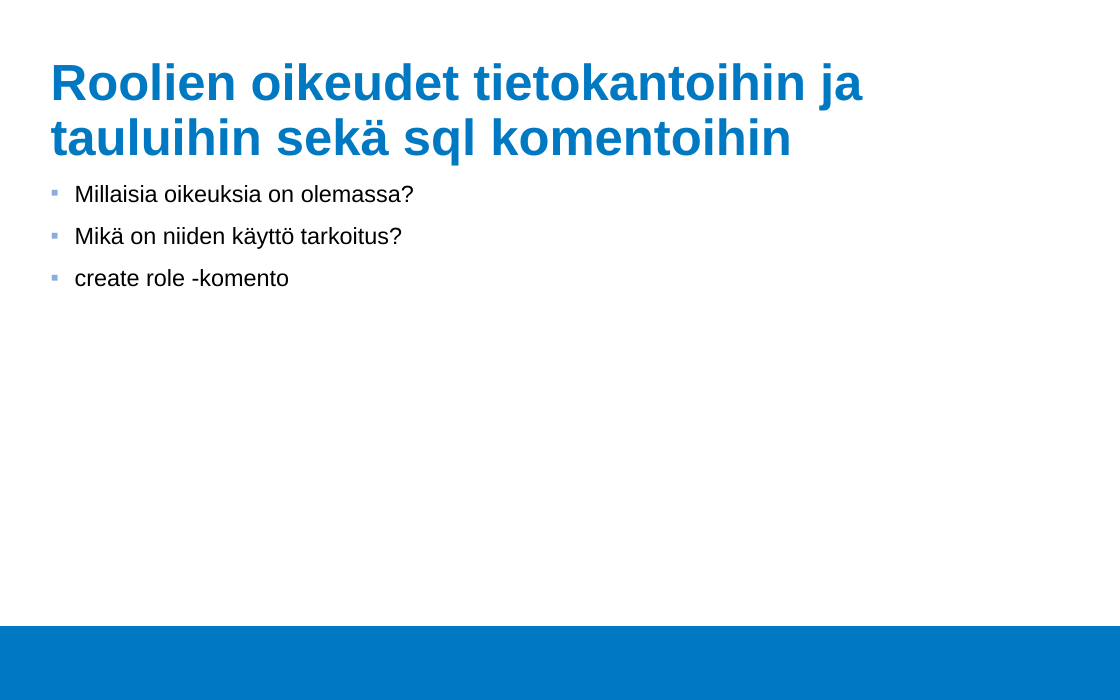
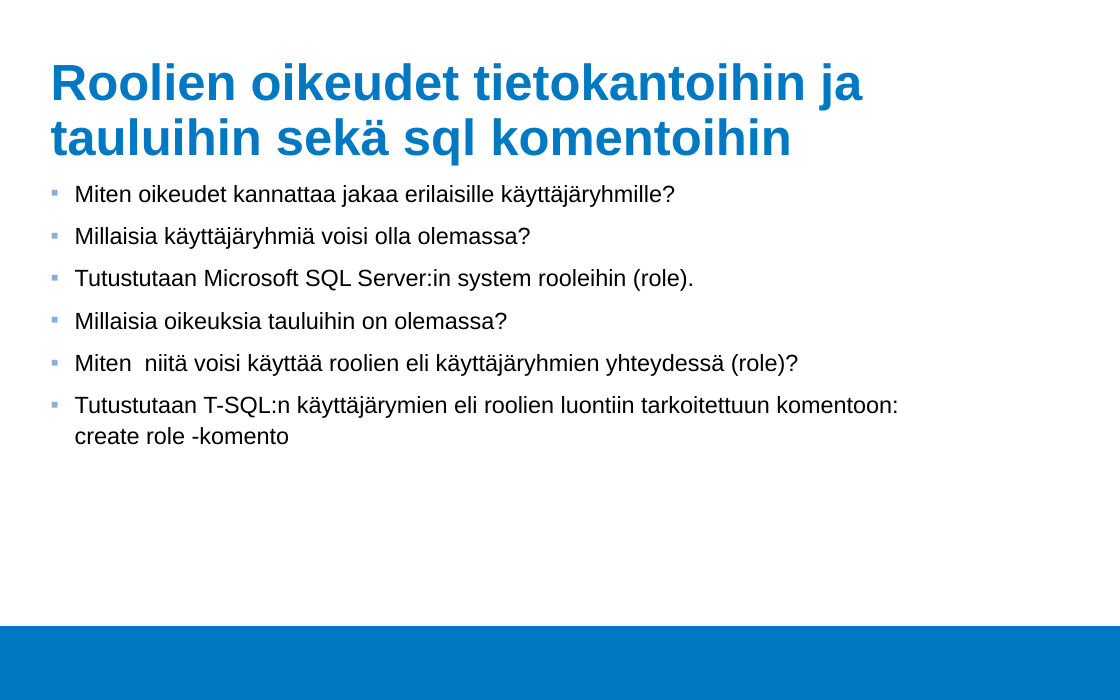
Before and after one commit to Tietokantahallinta/Tietokantahallinta.github.io, a slide deck: slide 3 of luennot/viikko03/Luentokalvot_03.odp. Drawn at 1120x700 pixels with LibreOffice and Linux fonts; fonts in the diff are those of the drawing; background and template pictures are left out. Boxes give left, top, right and bottom in pixels: in the first picture for what was removed or moved away, otherwise in the second. Text is boxed around its words. In the diff, an @@ line names an element or a change of style, - is before the commit and + after.

```diff
--- a/luennot/viikko03/Luentokalvot_03.odp
+++ b/luennot/viikko03/Luentokalvot_03.odp
@@ text at box(75, 185, 898, 445): text changed @@
-▪ Millaisia oikeuksia on olemassa?
-▪ Mikä on niiden käyttö tarkoitus?
-▪ create role -komento
+▪ Miten oikeudet kannattaa jakaa erilaisille käyttäjäryhmille?
+▪ Millaisia käyttäjäryhmiä voisi olla olemassa?
+▪ Tutustutaan Microsoft SQL Server:in system rooleihin (role).
+▪ Millaisia oikeuksia tauluihin on olemassa?
+▪ Miten niitä voisi käyttää roolien eli käyttäjäryhmien yhteydessä (role)?
+▪ Tutustutaan T-SQL:n käyttäjärymien eli roolien luontiin tarkoitettuun komentoon:
+  create role -komento
```
Also in this commit, not shown: 3 other slides changed, 6 other files.
